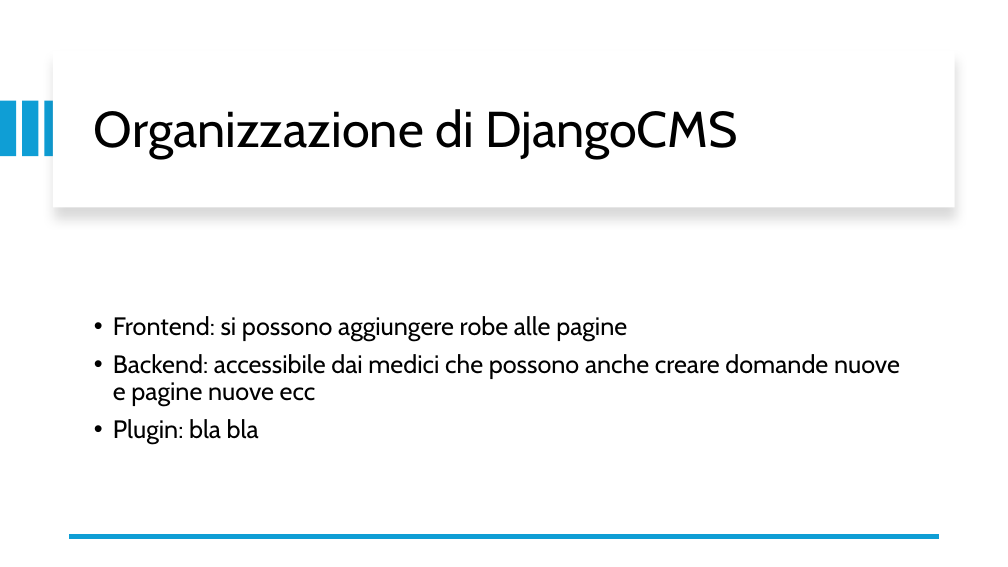
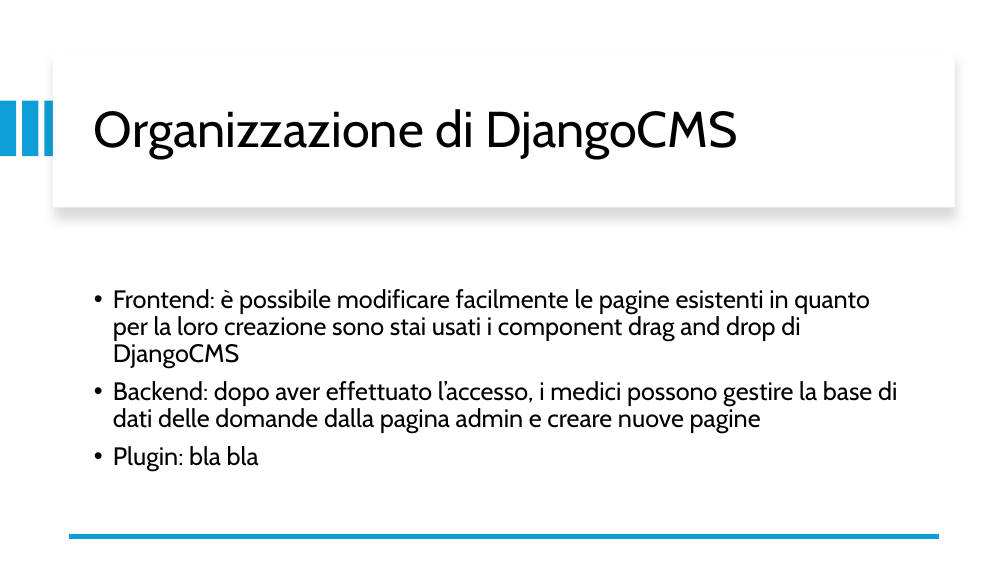
Before and after one commit to FarinaChristian/appDinamiche, a slide deck: slide 5 of slide.pptx (slide 4 before the commit). Drawn at 1008x567 pixels with LibreOffice and Linux fonts; fonts in the diff are those of the drawing. Boxes give left, top, right and bottom in pixels: in the first picture for what was removed or moved away, otherwise in the second. Text is boxed around its words. In the diff, an @@ line names an element or a change of style, - is before the commit and + after.

```diff
--- a/slide.pptx
+++ b/slide.pptx
@@ text at [113, 289, 897, 433]: text changed @@
-• Frontend: si possono aggiungere robe alle pagine
-• Backend: accessibile dai medici che possono anche creare domande nuove e pagine nuove ecc
+• Frontend: è possibile modificare facilmente le pagine esistenti in quanto per la loro creazione sono stai usati i component drag and drop di DjangoCMS
+• Backend: dopo aver effettuato l’accesso, i medici possono gestire la base di dati delle domande dalla pagina admin e creare nuove pagine
```
Also in this commit, not shown: 3 other slides changed, 1 slide added.
